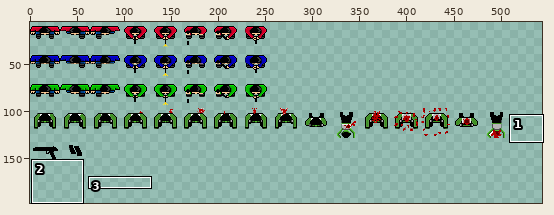
Edited in one commit: sprite sheet (src/img/spritesheet.png). Above, an overview of the earlier version with the close-up marked.
Close-up. As it was:
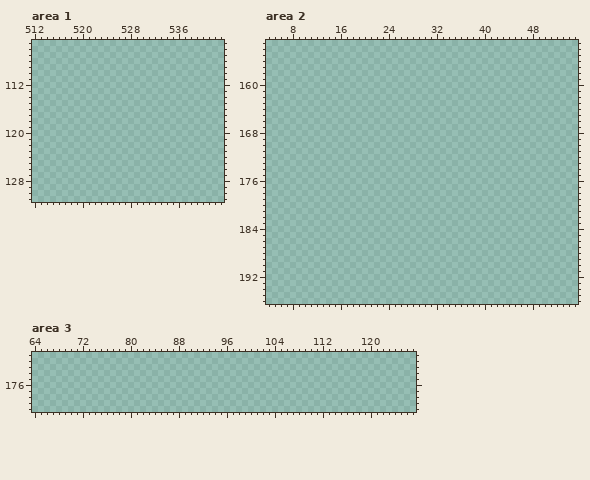
The file is 640x640 pixels. Colours within 5 levels of each other are drawn and written as one. Shown: area 1: x 512..543, y 105..131; area 2: x 4..55, y 153..196; area 3: x 64..127, y 171..180. The wide view leaves out empty margins.
And afterwards:
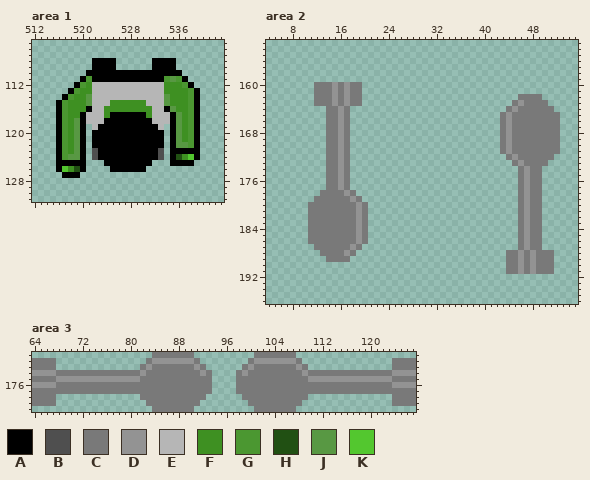
Palette (. is transparent): A #000000  B #4f4f4f  C #797979  D #939393  E #b6b6b6  F #3e9022  G #4b9731  H #215013  J #589843  K #53c72f
What changed:
Area 1:
y 108..109: x 522..525 .... -> AAAA; x 532..535 .... -> AAAA
y 110: x 521..536 ................ -> AAAAAAAAAAAAAAAA
y 111: x 520..537 .................. -> AGAAAAAAAAAAAAGJGA
y 112: x 519..538 .................... -> AGFEEEEEEEEEEEEFFFGA
y 113: x 518..539 ...................... -> AGFFEEEEEEEEEEEEFFFFGA
y 114: x 517..539 ....................... -> AGFFJEEEEEEEEEEEEJFFFGA
y 115: x 516..539 ........................ -> AGFFFJEEEFFFFFFEEEJFFFGA
y 116: x 516..539 ........................ -> AGFFFAEEFFFFFFFFEEAJFFGA
y 117: x 516..539 ........................ -> AGFFAEEEFAAAAAAFEEEAJFGA
y 118: x 516..539 ........................ -> AGFJAEEEAAAAAAAAEEEAJFGA
y 119: x 516..520 ..... -> AGFJA; x 522..533 ............ -> EAAAAAAAAAAE; x 535..539 ..... -> AJFGA
y 120..121: x 516..520 ..... -> AGFJA; x 522..533 ............ -> AAAAAAAAAAAA; x 535..539 ..... -> AJFGA
y 122: x 516..520 ..... -> AGFJA; x 522..533 ............ -> AAAAAAAAAAAA; x 535..539 ..... -> AJJGA
y 123: x 516..520 ..... -> AGFJA; x 522..533 ............ -> BAAAAAAAAAAB; x 535..539 ..... -> AAAAA
y 124: x 516..520 ..... -> AGJJA; x 522..533 ............ -> BAAAAAAAAAAB; x 535..539 ..... -> AHFKA
y 125: x 516..520 ..... -> AAAAA; x 524..531 ........ -> AAAAAAAA; x 535..538 .... -> AAAA
y 126: x 516..520 ..... -> AKFHA; x 525..530 ...... -> AAAAAA
y 127: x 517..519 ... -> AAA
Area 2:
y 160..161: x 12..19 ........ -> CCCDCDCC
y 162: x 12..19 ........ -> CCCDCDCC; x 46..49 .... -> CCCC
y 163: x 12..19 ........ -> CCCDCDCC; x 45..50 ...... -> CDCCCC
y 164: x 14..17 .... -> CCDC; x 44..51 ........ -> CDCCCCCC
y 165..171: x 14..17 .... -> CCDC; x 43..52 .......... -> CDCCCCCCCC
y 172: x 14..17 .... -> CCDC; x 44..51 ........ -> CDCCCCCC
y 173: x 14..17 .... -> CCDC; x 45..50 ...... -> CDCCCC
y 174..177: x 14..17 .... -> CCDC; x 46..49 .... -> CDCC
y 178: x 13..18 ...... -> CCCCDC; x 46..49 .... -> CDCC
y 179: x 12..19 ........ -> CCCCCCDC; x 46..49 .... -> CDCC
y 180..186: x 11..20 .......... -> CCCCCCCCDC; x 46..49 .... -> CDCC
y 187: x 12..19 ........ -> CCCCCCDC; x 46..49 .... -> CDCC
y 188: x 13..18 ...... -> CCCCDC; x 44..51 ........ -> CCDCDCCC
y 189: x 14..17 .... -> CCCC; x 44..51 ........ -> CCDCDCCC
y 190..191: x 44..51 ........ -> CCDCDCCC
Area 3:
y 171: x 84..90 ....... -> CCCCCCC; x 101..107 ....... -> CCCCCCC
y 172: x 64..67 .... -> CCCC; x 83..91 ......... -> CDDDDDDDC; x 100..108 ......... -> CDDDDDDDC; x 124..127 .... -> CCCC
y 173: x 64..67 .... -> CCCC; x 82..92 ........... -> CDCCCCCCCDC; x 99..109 ........... -> CDCCCCCCCDC; x 124..127 .... -> CCCC
y 174: x 64..93 .............................. -> DDDDCCCCCCCCCCCCCCDCCCCCCCCCDC; x 98..127 .............................. -> CDCCCCCCCCCDCCCCCCCCCCCCCCDDDD
y 175: x 64..93 .............................. -> CCCCDDDDDDDDDDDDDDCCCCCCCCCCCC; x 98..127 .............................. -> CCCCCCCCCCCCDDDDDDDDDDDDDDCCCC
y 176: x 64..93 .............................. -> DDDDCCCCCCCCCCCCCCCCCCCCCCCCCC; x 98..127 .............................. -> CCCCCCCCCCCCCCCCCCCCCCCCCCDDDD
y 177: x 64..93 .............................. -> CCCCCCCCCCCCCCCCCCCCCCCCCCCCCC; x 98..127 .............................. -> CCCCCCCCCCCCCCCCCCCCCCCCCCCCCC
y 178: x 64..67 .... -> CCCC; x 82..92 ........... -> CCCCCCCCCCC; x 99..109 ........... -> CCCCCCCCCCC; x 124..127 .... -> CCCC
y 179: x 64..67 .... -> CCCC; x 83..91 ......... -> CCCCCCCCC; x 100..108 ......... -> CCCCCCCCC; x 124..127 .... -> CCCC
y 180: x 84..90 ....... -> CCCCCCC; x 101..107 ....... -> CCCCCCC
Changed places in both close-ups, as pixel boxes (x1, y1, x2, y2):
added: (56, 58, 200, 178)
added: (308, 82, 368, 262)
added: (500, 94, 560, 274)
added: (32, 352, 212, 412)
added: (236, 352, 416, 412)
